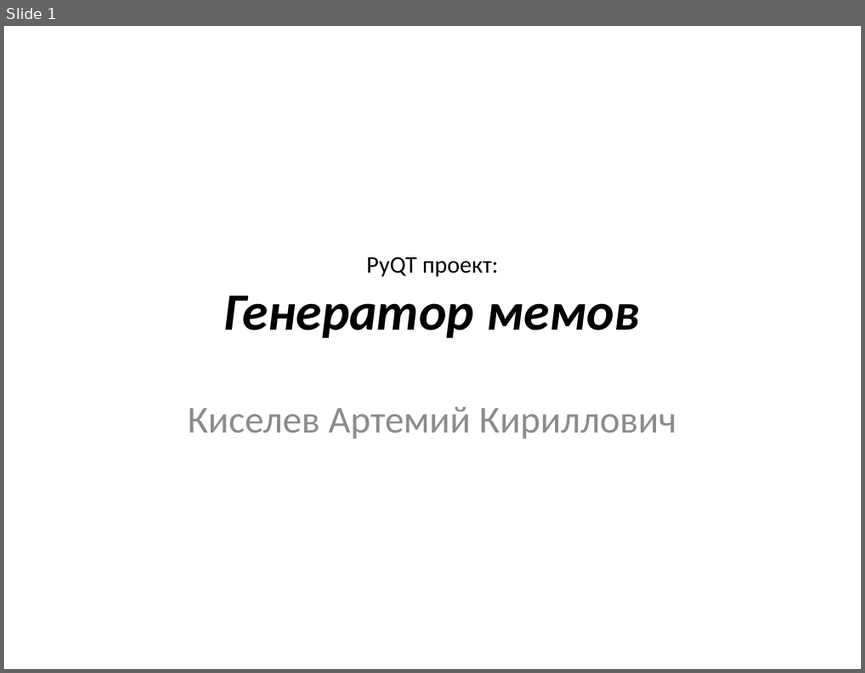
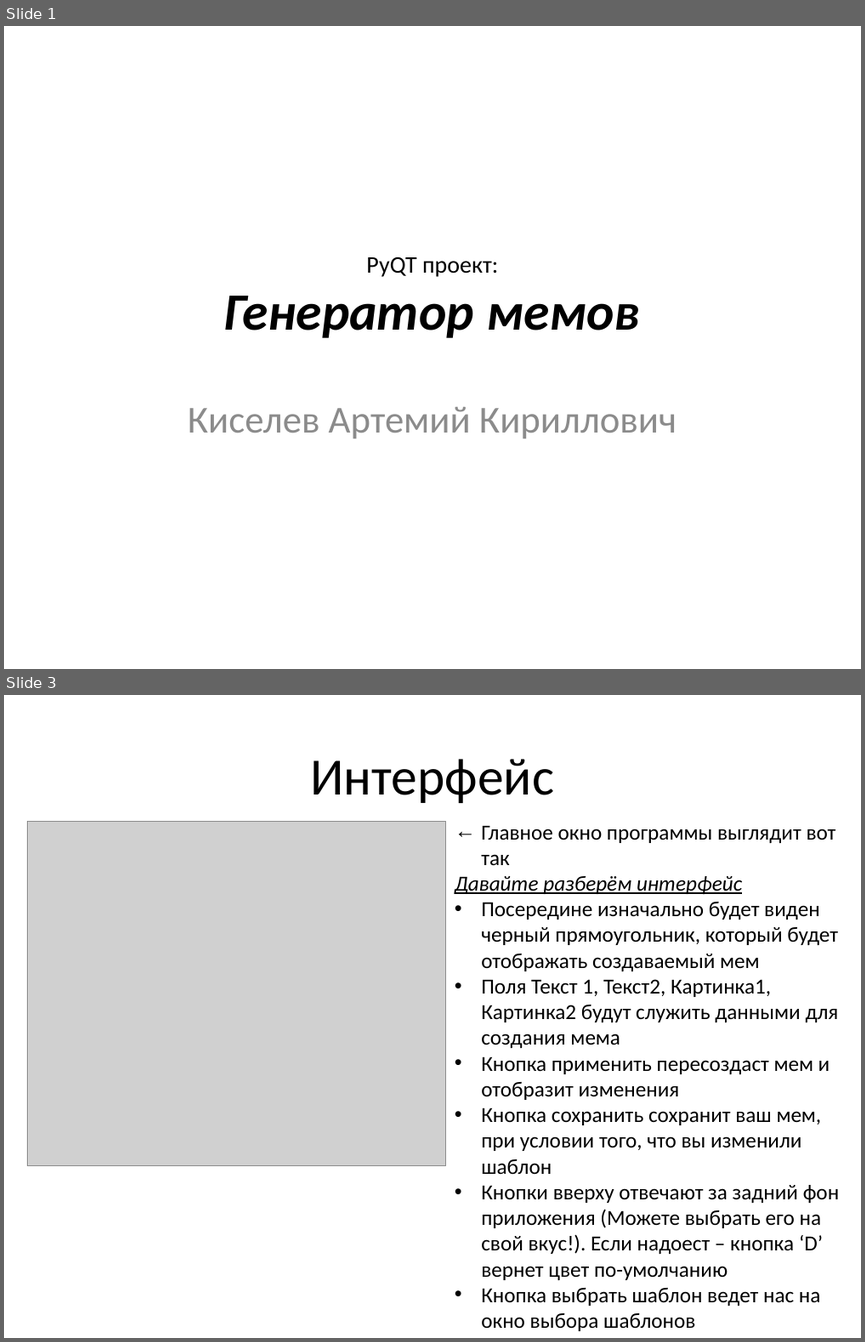
Before and after one commit to nelttjen/PyQT_project, a slide deck: PyQT_present.pptx. Shown one above the other, each under a label of ours: slide 1 before the commit, slides 1 and 3 after it; the slides between them are not shown. The pictures are 865x673 and 865x1342 pixels, drawn with LibreOffice and Linux fonts; fonts in the diff are those of the drawing; grey boxes stand for pictures. Boxes give left, top, right and bottom in pixels: in the first picture for what was removed or moved away, otherwise in the second. Text is boxed around its words. In the diff, an @@ line names an element or a change of style, - is before the commit and + after.

```diff
--- a/PyQT_present.pptx
+++ b/PyQT_present.pptx
@@ slide 3 added at (4, 695, 861, 1338), background #FFFFFF @@
@@ title added at (310, 759, 554, 803), 44 pt, text #000000 @@
+Интерфейс
@@ picture added at (28, 821, 446, 1165) @@
@@ text added at (454, 825, 839, 1331), 18 pt, text #000000 @@
+← Главное окно программы выглядит вот так
+Давайте разберём интерфейс
+• Посередине изначально будет виден черный прямоугольник, который будет отображать создаваемый мем
+• Поля Текст 1, Текст2, Картинка1, Картинка2 будут служить данными для создания мема
+• Кнопка применить пересоздаст мем и отобразит изменения
+• Кнопка сохранить сохранит ваш мем, при условии того, что вы изменили шаблон
+• Кнопки вверху отвечают за задний фон приложения (Можете выбрать его на свой вкус!). Если надоест – кнопка ‘D’ вернет цвет по-умолчанию
+• Кнопка выбрать шаблон ведет нас на окно выбора шаблонов
```
Also in this commit, not shown: 4 other slides added, 45 other files.
